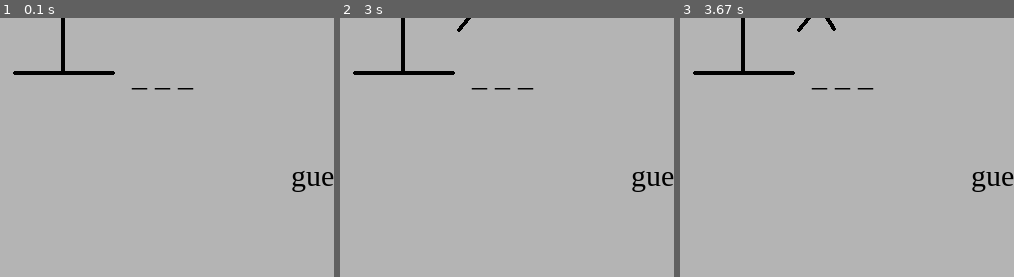
Above: before the commit, frames 1-3 (left to right).
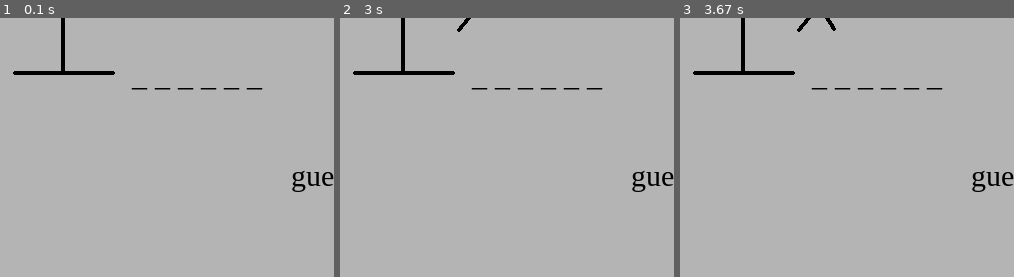
Above: after the commit, the same moments.

Repository: davidddx/pygamehangman
Game: pygame game, started from main.py
Two runs of this game, one before a commit and one after it. Both use one fixed random seed, a clock stepped at 60 frames per second and the inputs below.
Inputs:
- Up to frame 1 (0.1 s): no input
- Up to frame 2 (3 s): hold D 0.33-0.8 s; hold D 0.83-1.3 s; hold A 1.33-1.87 s; hold S 2.23-2.53 s; hold A 2.57-2.97 s; tap B at 2.72 s
- Up to frame 3 (3.67 s): hold W 3-3.37 s; tap 1 at 3.15 s; hold D from 3.4 s (still down); tap Y at 3.55 s
The pictures show only the part of the screen within x 1-51%, y 50-100%; the shares and areas given below are measured in that part.

The runs differ from the first frame. In frame 1, 0.1% of the frame differs, in the area x 59-79%, y 27-28%; in frame 2, 0.1%; in frame 3, 0.1%.

Commit message:
more words

Diff:
--- a/words.py
+++ b/words.py
@@ -84,6 +84,11 @@
     "the proud family": cartoon,
     "the boondocks": cartoon,
     "mario bros": videogameseries,
+    "new super mario bros wii": videogameseries,
+    "mario odyssey": videogameseries,
+    "paper mario sticker star": videogameseries,
+    "super paper mario": videogameseries,
+    ""
     "sonic superstars": videogameseries,
     "sonic the hedgehog 1": videogameseries,
     "megaman 1": videogameseries,
@@ -100,14 +105,19 @@
     "fire emblem radiant dawn": videogameseries,
     "fire emblem path of radiance": videogameseries,
     "modern family": sitcom,
-
     "a space odyssey": movie,
     "the birds": movie,
     "the thinning": movie,
     "the road not taken": poem,
     "fire and ice": poem,
     "the raven": poem,
-    "final fantasy": videogameseries,
+    "final fantasy 1": videogameseries,
+    "final fantasy 2": videogameseries,
+    "final fantasy 3": videogameseries,
+    "final fantasy 6": videogameseries,
+    "final fantasy tactics": videogameseries,
+    "final fantasy 9": videogameseries,
+    "final fantasy 15": videogameseries,
     "lil wayne": rapper,
     "kanye west": rapper,
     "lil durk": rapper,
